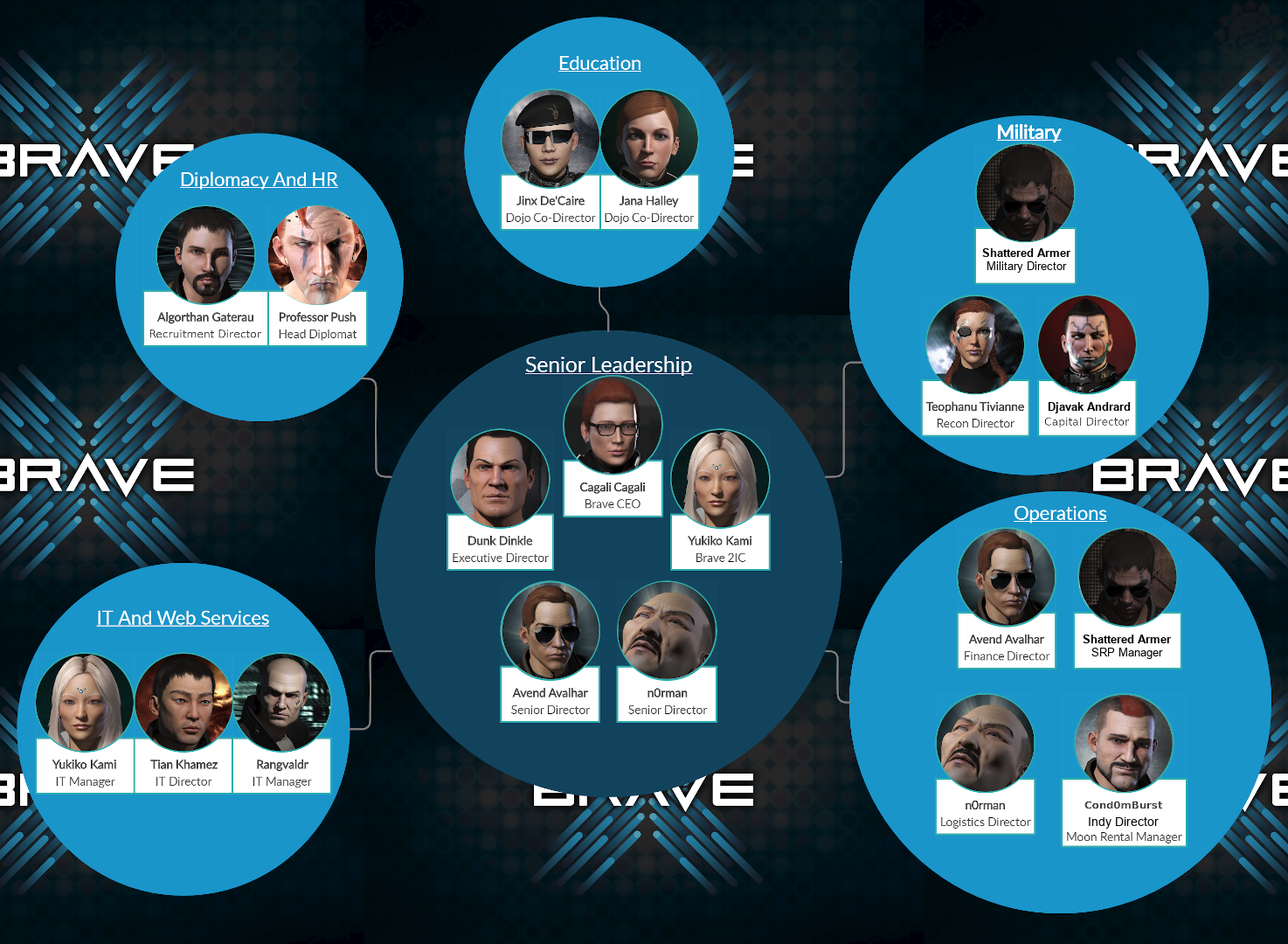
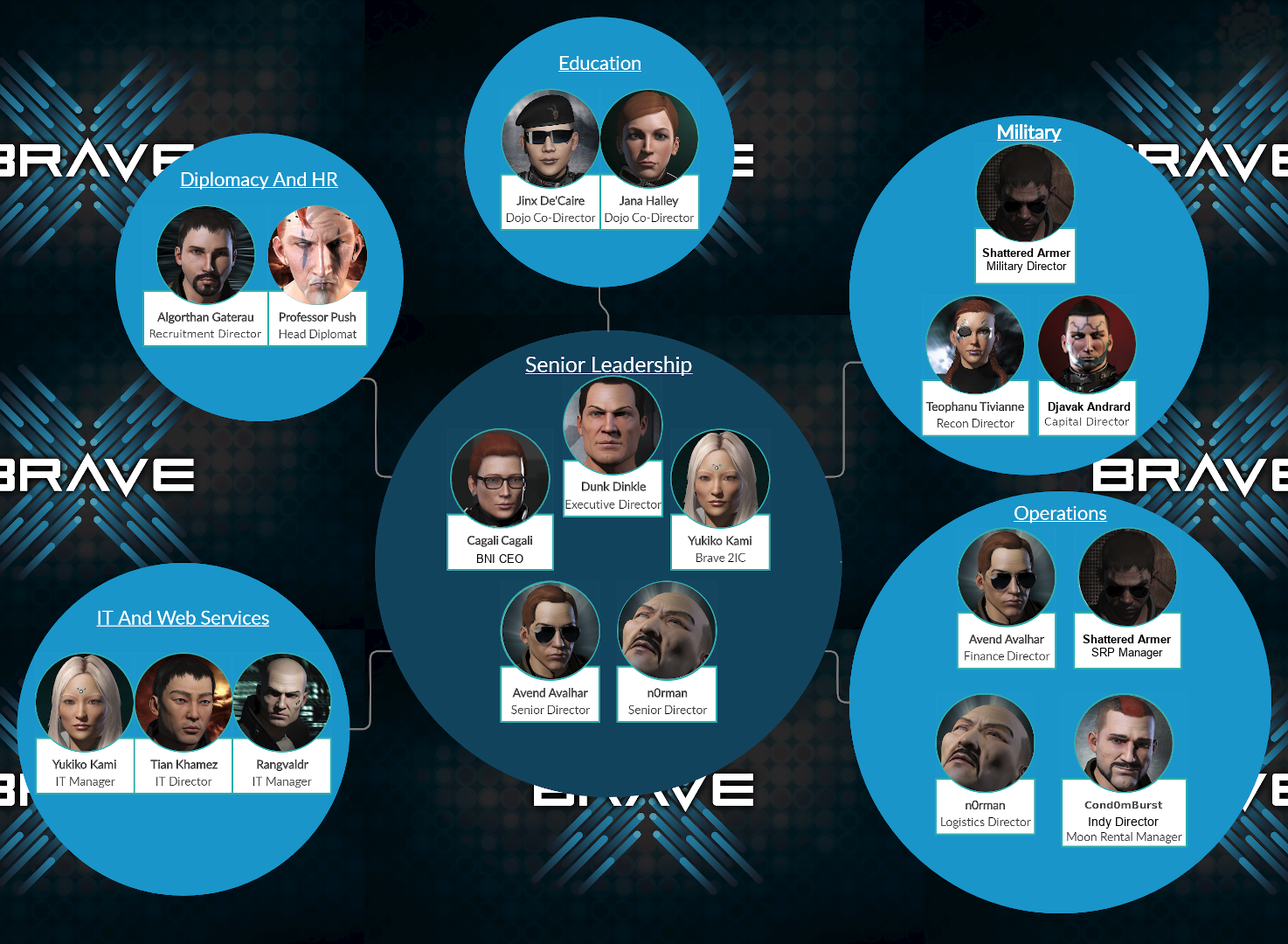
Before/after of a 1288px x 944px layered artwork. What changed in the layer stack:
added group "Ebenengruppe" with 7 layers above "Military" over [left=450, top=374, right=664, bottom=563]
added layer "Cagali portrait" in group "Ebenengruppe" over [left=450, top=428, right=551, bottom=529]
added layer "Cagali name #1" in group "Ebenengruppe" over [left=466, top=534, right=534, bottom=548]
added layer "Cagali title" in group "Ebenengruppe" over [left=476, top=553, right=524, bottom=563]
added layer "remove old title" in group "Ebenengruppe" over [left=452, top=552, right=549, bottom=563]
added layer "Dunk portrait" in group "Ebenengruppe" over [left=562, top=374, right=664, bottom=476]
added layer "Dunk name #1" in group "Ebenengruppe" over [left=579, top=480, right=647, bottom=494]
added layer "Dunk title" in group "Ebenengruppe" over [left=565, top=498, right=662, bottom=510]
